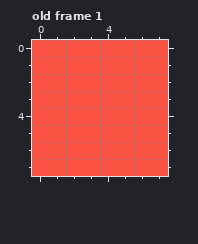
One commit to this pixel-art file: export/html5/bin/assets/images/badthought.ase. Above, as it was before the edit.
8x8 pixels, 1 frame. Shown: old frame 1. The commit also changed other frames, which this record leaves out.
Once edited:
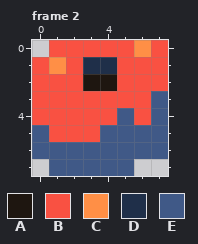
Palette (. is transparent): A #1e1610  B #f95142  C #ff8f46  D #1f2f49  E #405987
A new or re-ordered frame is compared with the old frame closest to it.
What changed:
frames 1 -> 3
Changed rows in their new state; - is an unchanged pixel.
Frame 2 is new; against old frame 1:
first column x 0:
0 .-----C-
1 -C-DD---
2 ---AA---
3 -------E
4 -----E-E
5 E---EEEE
6 EEEEEEEE
7 .EEEEE..
Where, in picture pixels (left, top, right, bottom), the same in both pictures:
changed: (32, 40, 168, 176)
